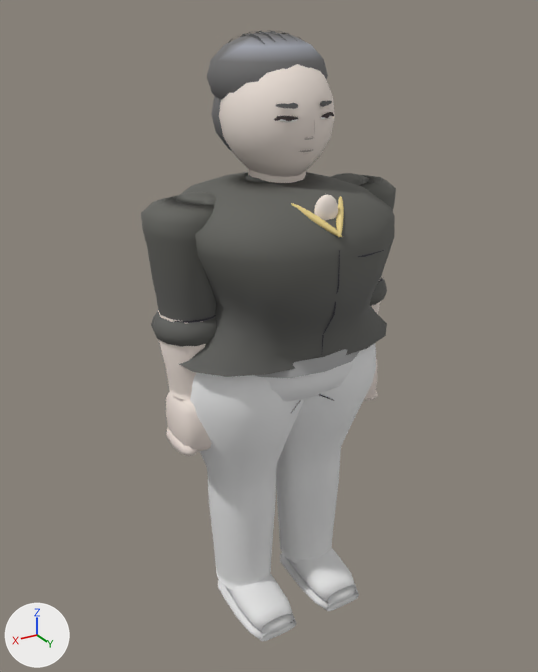
One commit to the glTF model assets/models/hantaecheol_a.glb: the scene before it, then after it.
The view is the same before and after, from a 50 mm lens placed at (1.202, 1.957, 1.968), pointed at (0.014, -0.024, 0.978). The axes (+X, +Y, +Z) are drawn at lower left. The lights are the same throughout. The older version comes first. Vertices at exactly the same position are counted once.

Objects in the first picture: 'Body'.
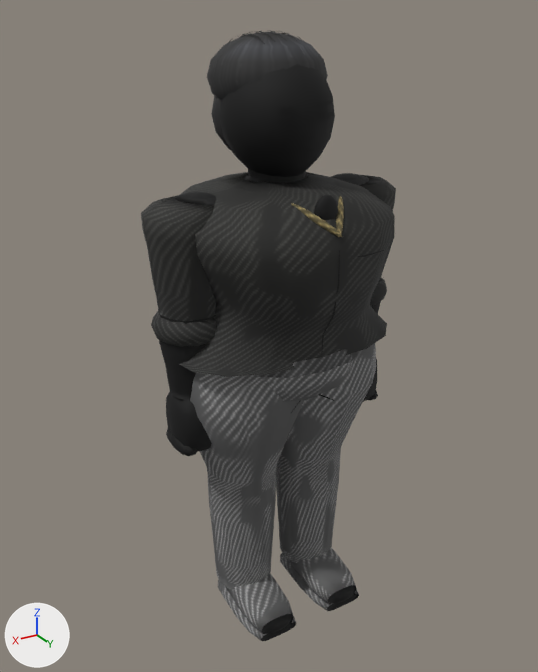
Pixel boxes (x1, y1, x2, y2) of what changed, in the pictures (538 x 672 px):
'Body', surface changed (grey to black)
    both: (141, 30, 396, 642)

The change, as a list of edits to the scene's bpy script:
```text
Add img_albedo:
    img_albedo = load_image('_albedo', '_unpacked/_albedo', 512, 512, 'sRGB')
Change mat_material_0:
    add n3 = _N.new('ShaderNodeMix'); n3.name = 'Mix'
    add n3.data_type = 'RGBA'
    add n3.blend_type = 'MULTIPLY'
    add n3.inputs[0].default_value = 1.0  # 'Factor'
    add n4 = _N.new('ShaderNodeTexImage'); n4.name = 'Image Texture'
    add n4.image = img_albedo
    where n2 = _N.new('ShaderNodeVertexColor'); n2.name = 'Color Attribute'
    where n0 = _N.new('ShaderNodeBsdfPrincipled'); n0.name = 'Principled BSDF'
    remove _L.new(n2.outputs[0], n0.inputs[0])  # 'Color' to 'Base Color'
    add _L.new(n3.outputs[2], n0.inputs[0])  # 'Result' to 'Base Color'
    add _L.new(n2.outputs[0], n3.inputs[7])  # 'Color' to 'B'
    add _L.new(n4.outputs[0], n3.inputs[6])  # 'Color' to 'A'
Change me_mesh_0:
    where me_mesh_0.from_pydata(...)  # 4121 vertices, 7478 faces; spans x -0.44..0.44, y -0.34..0.34, z -0.04..1.93
    used by ob_body; location = (0.0, 0.0, 0.0)
    me_mesh_0 part 1: texture (UV) coordinates changed
```
